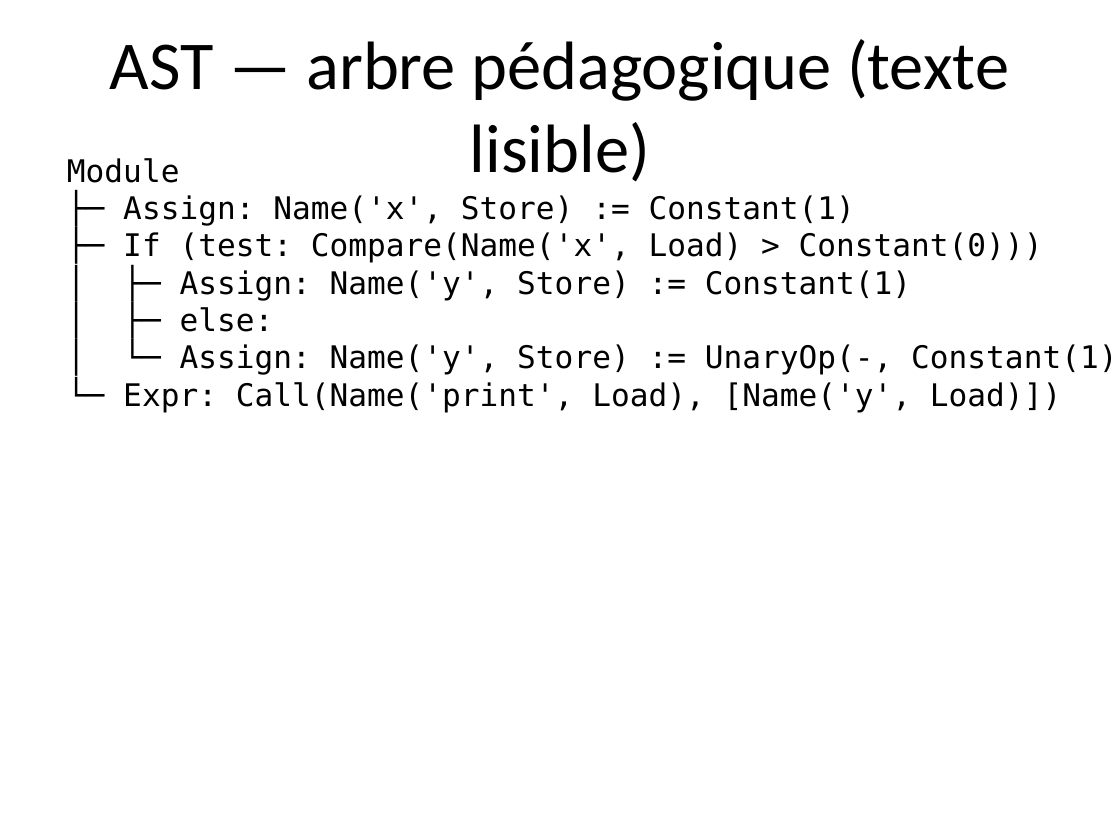
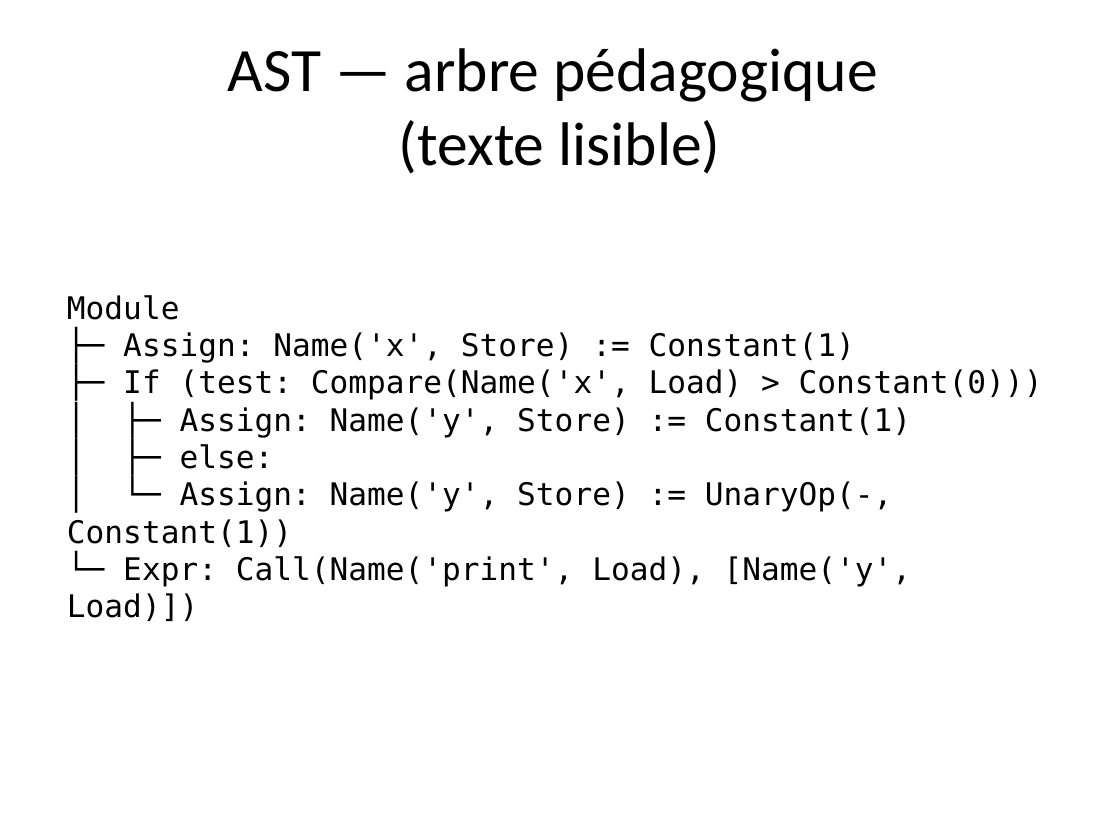
Before and after one commit to edu-mateescoj/gyminf, a slide deck: slide 3 of redac/slides_ast_cfg_colored.pptx. Drawn at 1120x840 pixels with LibreOffice and Linux fonts; fonts in the diff are those of the drawing. Boxes give left, top, right and bottom in pixels: in the first picture for what was removed or moved away, otherwise in the second. Text is boxed around its words. In the diff, an @@ line names an element or a change of style, - is before the commit and + after.

```diff
--- a/redac/slides_ast_cfg_colored.pptx
+++ b/redac/slides_ast_cfg_colored.pptx
@@ title "AST — arbre pédagogique (texte ..." at <box>228,48,877,174</box>: size 44 to 39.6 pt @@
@@ text "Module ├─ Assign: Name('x', Store) ..." rewrapped from <box>67,158,1120,412</box> to <box>67,295,1043,621</box> @@
```
Also in this commit, not shown: 2 other slides changed, 1 slide added, 1 slide removed, 24 other files.
